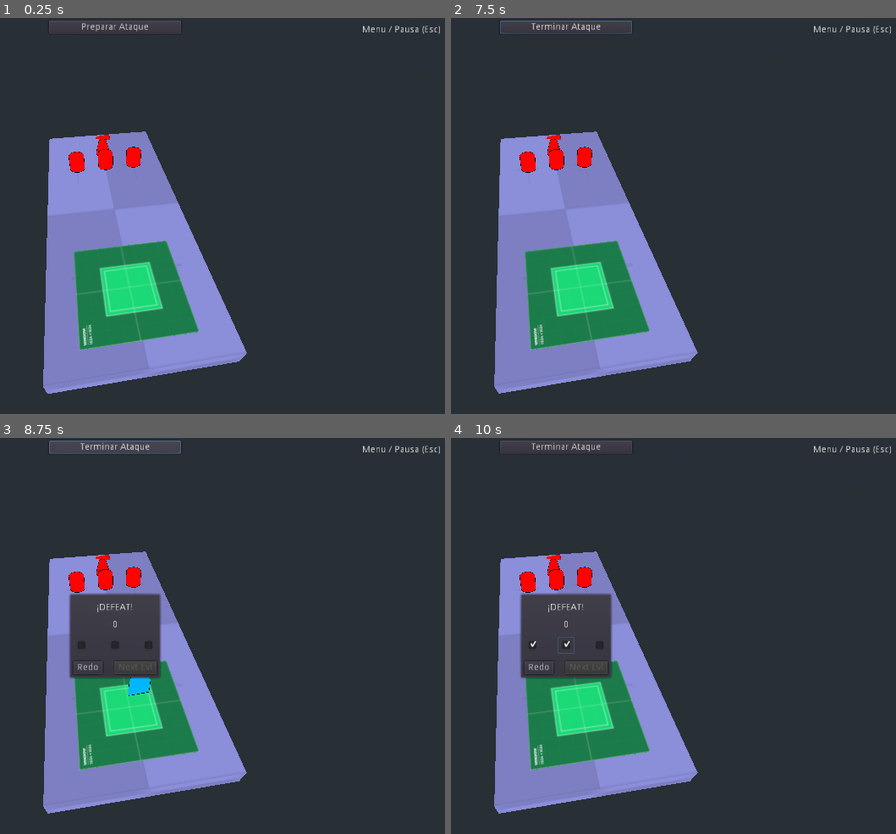
Above: before the commit, frames 1-4 (two rows, left to right).
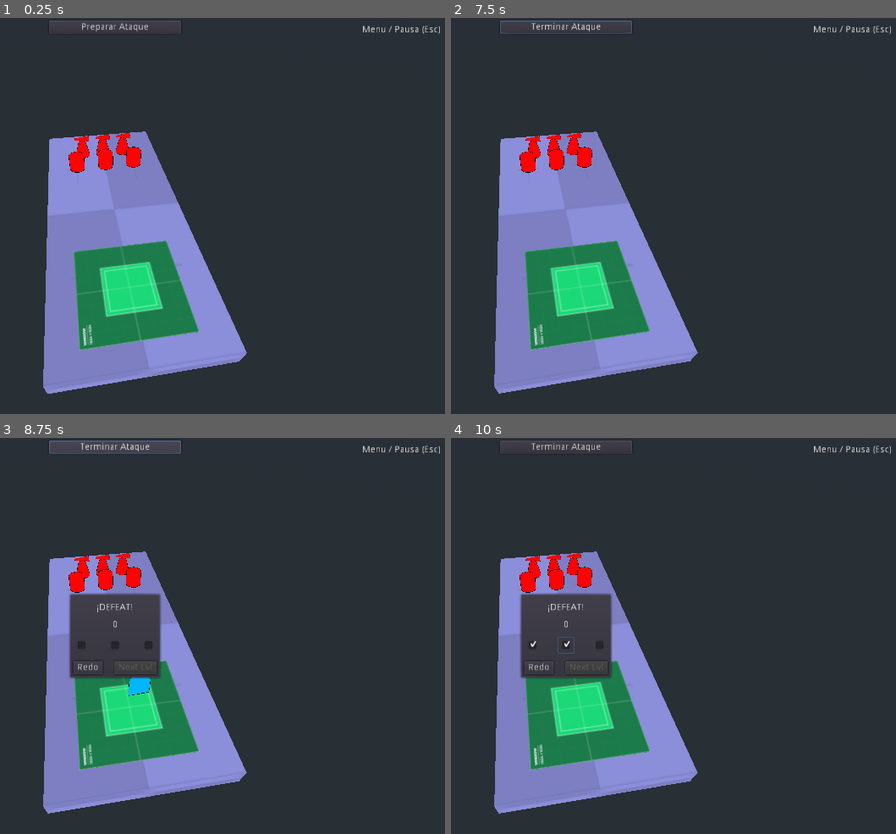
Above: after the commit, the same moments.

Repository: andresTapari/bug_rush
Game: Godot game, scene res://lvls/dev_lvl_1.tscn
Two runs of this game, one before a commit and one after it. Both use one fixed random seed, a clock stepped at 60 frames per second and the inputs below. The engine's default icon, where the game draws it, is replaced by a stand-in: a white triangle on a blue panel in a dark square.
Inputs (mouse positions are in pixels of both pictures, inside the frame that each line leads up to):
- Up to frame 1 (0.25 s): no input
- Up to frame 2 (7.5 s): click "Preparar Ataque" at 0.5 s; click "-" at 1.25 s; click "+" at 2 s; click "-" at 2.75 s; click "+" at 3.5 s; click "-" at 4.25 s; click "+" at 5 s; click "-" at 5.75 s; click "+" at 6.5 s; click "Atacar" at 7.25 s
- Up to frame 3 (8.75 s): click "Terminar Ataque" at 8 s
- Up to frame 4 (10 s): click (531, 643) at 8.75 s; click (566, 643) at 9.5 s

The runs differ from the first frame. In frame 1, 0.2% of the frame differs, in the area x 16-30%, y 29-36%; in frame 2, 0.2%; in frame 3, 0.2%; in frame 4, 0.2%.

Commit message:
Actualizar Pixeled.ttf, dev_lvl_1.tscn y 11 más archivos...

Diff:
--- a/prototype_tapa/lvls/dev_lvl_1.tscn
+++ b/prototype_tapa/lvls/dev_lvl_1.tscn
@@ -43,6 +43,12 @@
 [node name="StaticBody5" parent="." instance=ExtResource( 3 )]
 transform = Transform( 0.999964, 0.00849965, 0, -0.00849965, 0.999964, 0, 0, 0, 1, 12.4997, 1.19482, 0.026428 )
 
+[node name="StaticBody6" parent="." instance=ExtResource( 3 )]
+transform = Transform( 0.999964, 0.00849965, 0, -0.00849965, 0.999964, 0, 0, 0, 1, 12.4997, 1.19482, 3.02643 )
+
+[node name="StaticBody7" parent="." instance=ExtResource( 3 )]
+transform = Transform( 0.999964, 0.00849965, 0, -0.00849965, 0.999964, 0, 0, 0, 1, 12.4997, 1.19482, -2.97357 )
+
 [node name="StaticBody" parent="." instance=ExtResource( 4 )]
 transform = Transform( 0.999964, 0.00849965, 0, -0.00849965, 0.999964, 0, 0, 0, 1, 9.00458, 2.28787, 0 )
 
--- /dev/null
+++ b/prototype_tapa/lvls/dev_lvl_hit_test.tscn
@@ -0,0 +1,16 @@
+[gd_scene load_steps=2 format=2]
+
+[ext_resource path="res://script/test/hit_test.gd" type="Script" id=1]
+
+[node name="Spatial" type="Spatial"]
+
+[node name="Camera" type="Camera" parent="."]
+transform = Transform( 0.758727, -0.332062, 0.560417, 0, 0.860316, 0.509761, -0.651409, -0.386769, 0.652745, 3.04955, 2.7739, 3.55196 )
+
+[node name="Spatial" type="Spatial" parent="."]
+script = ExtResource( 1 )
+
+[node name="Timer" type="Timer" parent="Spatial"]
+autostart = true
+
+[connection signal="timeout" from="Spatial/Timer" to="Spatial" method="_on_Timer_timeout"]
--- /dev/null
+++ b/prototype_tapa/scenes/hit_counter_2D.tscn
@@ -0,0 +1,27 @@
+[gd_scene load_steps=3 format=2]
+
+[ext_resource path="res://assets/fonts/Pixeled.ttf" type="DynamicFontData" id=1]
+
+[sub_resource type="DynamicFont" id=1]
+size = 40
+outline_size = 4
+outline_color = Color( 0, 0, 0, 1 )
+font_data = ExtResource( 1 )
+
+[node name="hit_counter_2D" type="Control"]
+anchor_right = 1.0
+anchor_bottom = 1.0
+__meta__ = {
+"_edit_use_anchors_": false
+}
+
+[node name="Label" type="Label" parent="."]
+margin_right = 192.0
+margin_bottom = 112.0
+custom_fonts/font = SubResource( 1 )
+text = "####"
+align = 1
+valign = 1
+__meta__ = {
+"_edit_use_anchors_": false
+}
--- /dev/null
+++ b/prototype_tapa/scenes/hit_counter_3D.tscn
@@ -0,0 +1,28 @@
+[gd_scene load_steps=4 format=2]
+
+[ext_resource path="res://scenes/hit_counter_2D.tscn" type="PackedScene" id=1]
+[ext_resource path="res://script/hit_counter_3D.gd" type="Script" id=2]
+
+[sub_resource type="ViewportTexture" id=1]
+viewport_path = NodePath("Viewport")
+
+[node name="hit_counter_3D" type="Spatial"]
+script = ExtResource( 2 )
+
+[node name="Viewport" type="Viewport" parent="."]
+size = Vector2( 240, 112 )
+transparent_bg = true
+handle_input_locally = false
+render_target_v_flip = true
+
+[node name="hit_counter_2D" parent="Viewport" instance=ExtResource( 1 )]
+
+[node name="Sprite3D" type="Sprite3D" parent="."]
+billboard = 1
+texture = SubResource( 1 )
+
+[node name="Timer" type="Timer" parent="."]
+one_shot = true
+autostart = true
+
+[connection signal="timeout" from="Timer" to="." method="_on_Timer_timeout"]
--- a/prototype_tapa/script/dev_lvl_combat.gd
+++ b/prototype_tapa/script/dev_lvl_combat.gd
@@ -30,11 +30,12 @@
 
 	# Determinamos cantidad de enemigos por nivel
 	var nodos:Array = get_children()
-	var enemy_counter: float
+	var enemy_counter: float = 0
 	for element in nodos:
 		if element.is_in_group("enemy"):
 			enemy_units.push_front(element)
 			enemy_counter += 1
+	#warning-ignore:narrowing_conversion
 	victory_condition = enemy_counter * (0.2) # 20% de unidades restantes
 	if victory_condition == 0:
 		victory_condition = 1
--- a/prototype_tapa/script/enemy_fence.gd
+++ b/prototype_tapa/script/enemy_fence.gd
@@ -14,6 +14,7 @@
 
 #Nodos:
 onready var HealthBarr = get_node('HealthBarr3D/Viewport/HealthBarr2D')
+onready var HIT_COUNTER = preload('res://scenes/hit_counter_3D.tscn')
 
 func _ready() -> void:
 	type 			= UNIT_STATS.enemy_type_1["Type"]
@@ -29,6 +30,10 @@
 func hurt(_damage: float) -> void:
 	actual_health = actual_health - _damage
 	HealthBarr.update_bar(actual_health,total_health)
+	var h = HIT_COUNTER.instance()
+	h.set_damage(_damage)
+	h.transform = self.global_transform
+	get_parent().add_child(h)
 	if actual_health <= 0:
 		emit_signal("enemy_unit_destroyed",self)
 		queue_free()
--- a/prototype_tapa/script/enemy_tower.gd
+++ b/prototype_tapa/script/enemy_tower.gd
@@ -1,12 +1,9 @@
-tool
 extends StaticBody
 
-var targets_to_attack: Array = []
-var weapon_enable: bool = true
-
+# Señales:
 signal enemy_unit_destroyed(value)
 
-#variables
+# Variables
 var type
 var u_name: String
 var total_health :float
@@ -15,12 +12,17 @@
 var fire_rate : float
 var armor : float
 var score: int
+var targets_to_attack: Array = []
+var weapon_enable: bool = true
 
-onready var draw   = get_node('Muzzle/Draw')
-onready var muzzle = get_node('Muzzle')
-onready var HealthBarr = get_node('HealthBarr3D/Viewport/HealthBarr2D')
+# Nodos:
+onready var draw   		= get_node('Muzzle/Draw')
+onready var muzzle 		= get_node('Muzzle')
+onready var HealthBarr 	= get_node('HealthBarr3D/Viewport/HealthBarr2D')
 
+# Escenas:
 onready var BULLET = preload('res://scenes/bullet.tscn')
+onready var HIT_COUNTER = preload('res://scenes/hit_counter_3D.tscn')
 
 func _ready() -> void:
 	type 			= UNIT_STATS.enemy_type_2["Type"]
@@ -67,6 +69,10 @@
 func hurt(_damage: float) -> void:
 	actual_health = actual_health - _damage
 	HealthBarr.update_bar(actual_health,total_health)
+	var h = HIT_COUNTER.instance()
+	h.set_damage(_damage)
+	h.transform = self.global_transform
+	get_parent().add_child(h)
 	if actual_health <= 0:
 		emit_signal("enemy_unit_destroyed",self)
 		queue_free()
--- /dev/null
+++ b/prototype_tapa/script/hit_counter_3D.gd
@@ -0,0 +1,18 @@
+extends Spatial
+
+var vel = 5
+
+func _ready() -> void:
+	pass
+#	$Viewport/hit_counter_2D/Label.visible = true
+
+func _process(_delta) -> void:
+	transform.origin += vel * Vector3(0,1,0) * _delta
+
+# Funciones
+func set_damage(_value: int) -> void:
+	$Viewport/hit_counter_2D/Label.text = String(_value)
+
+func _on_Timer_timeout() -> void:
+	queue_free()
+#	pass
--- /dev/null
+++ b/prototype_tapa/script/test/hit_test.gd
@@ -0,0 +1,9 @@
+extends Spatial
+
+onready var HIT_COUNTER = preload('res://scenes/hit_counter_3D.tscn')
+
+func _on_Timer_timeout() -> void:
+	var h = HIT_COUNTER.instance()
+	h.set_damage(20)
+	h.transform = self.global_transform
+	add_child(h)
--- a/prototype_tapa/script/ui_score_dialog.gd
+++ b/prototype_tapa/script/ui_score_dialog.gd
@@ -42,4 +42,5 @@
 
 
 func _on_Button_redo_pressed():
+	# warning-ignore:return_value_discarded
 	get_tree().reload_current_scene()
--- a/prototype_tapa/script/ui_unit_info.gd
+++ b/prototype_tapa/script/ui_unit_info.gd
@@ -3,7 +3,7 @@
 var camera
 var target
 
-func _process(delta: float) -> void:
+func _process(_delta: float) -> void:
 	if camera and target != null:
 		if is_instance_valid(target):
 			self.rect_position=camera.unproject_position(target.translation)
--- a/prototype_tapa/script/unit.gd
+++ b/prototype_tapa/script/unit.gd
@@ -3,6 +3,9 @@
 
 #Señales:
 signal player_unit_destroyed(_value)
+
+#Escenas:
+onready var HIT_COUNTER = preload('res://scenes/hit_counter_3D.tscn')
 
 #Nodos:
 onready var HealthBarr 	= get_node('HealthBarr3D/Viewport/HealthBarr2D')
@@ -64,6 +67,10 @@
 func hurt(_damage: float) -> void:
 	actual_health = actual_health - _damage
 	HealthBarr.update_bar(actual_health,total_health)
+	var h = HIT_COUNTER.instance()
+	h.set_damage(_damage)
+	h.transform = self.global_transform
+	get_parent().add_child(h)
 	if actual_health <= 0:
 		emit_signal("player_unit_destroyed",self)
 		queue_free()
Binary file added: prototype_tapa/assets/fonts/Pixeled.ttf
